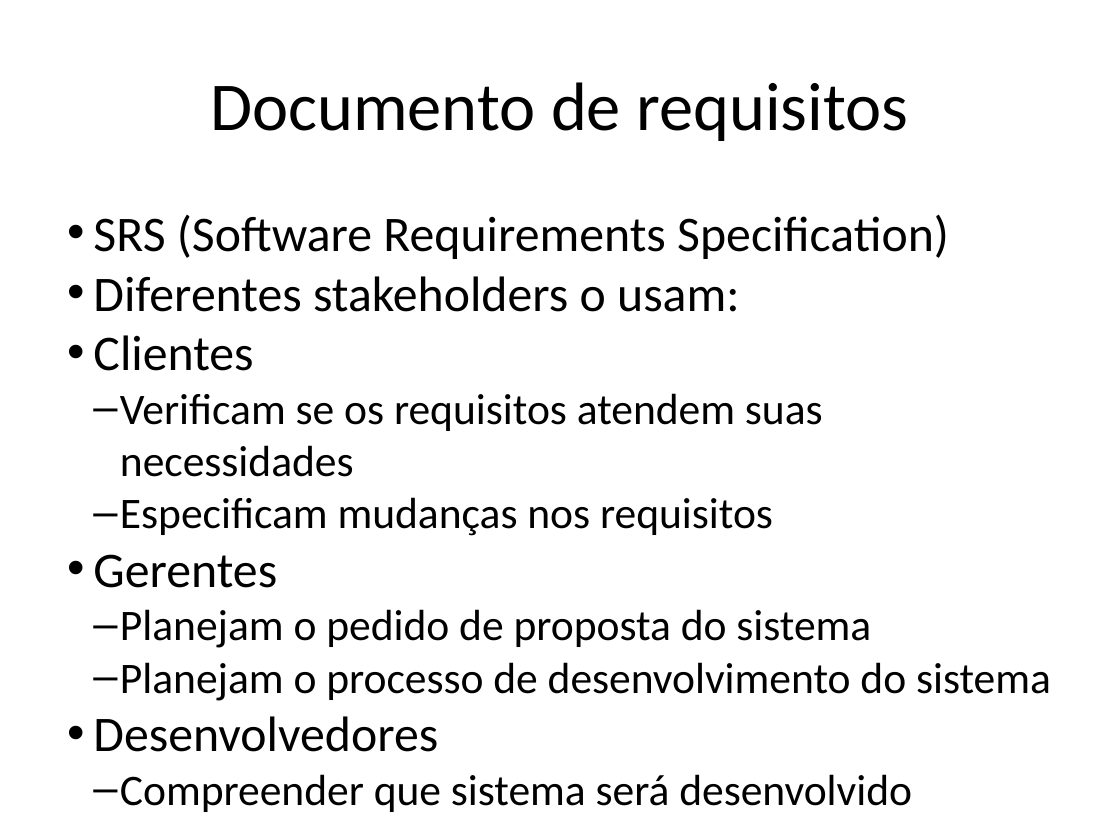
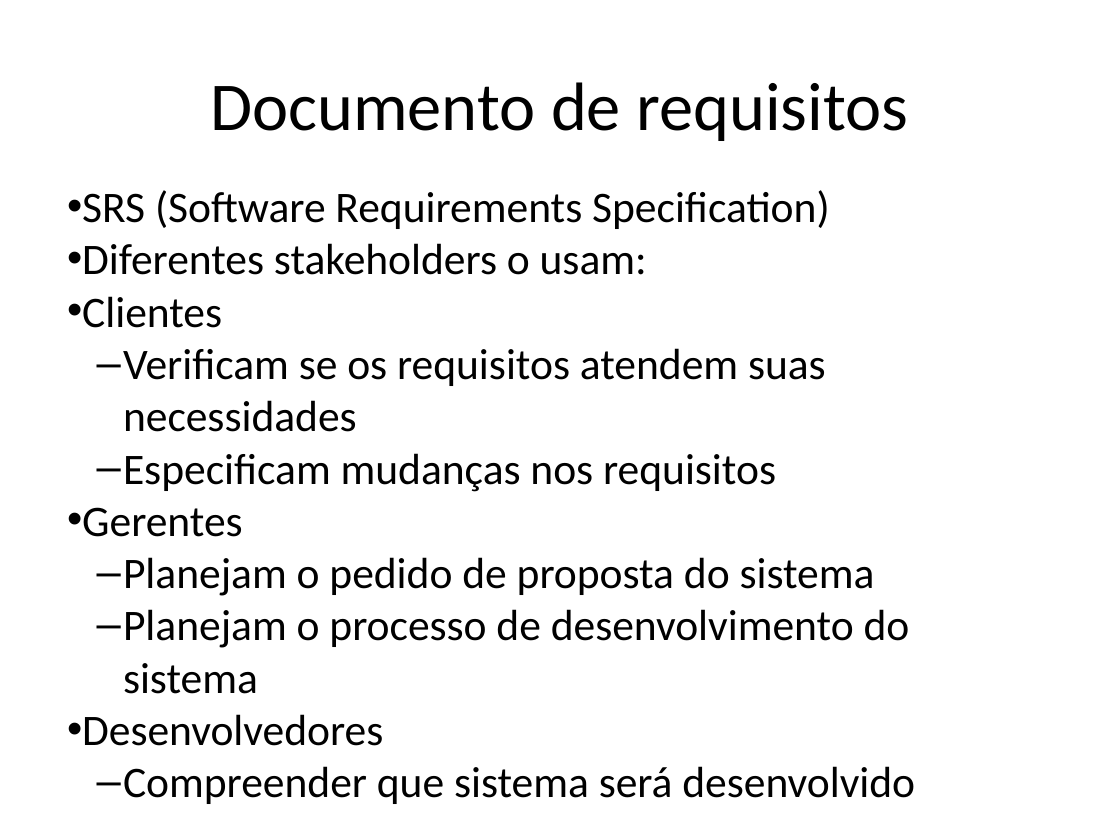
Before and after one commit to eduardocunha11/firstblog, a slide deck: slide 16 of aulas/gsi526/Aula 2 - Requisitos de SW - old.pptx. Drawn at 1120x840 pixels with LibreOffice and Linux fonts; fonts in the diff are those of the drawing. Boxes give left, top, right and bottom in pixels: in the first picture for what was removed or moved away, otherwise in the second. Text is boxed around its words. In the diff, an @@ line names an element or a change of style, - is before the commit and + after.

```diff
--- a/aulas/gsi526/Aula 2 - Requisitos de SW - old.pptx
+++ b/aulas/gsi526/Aula 2 - Requisitos de SW - old.pptx
@@ text "SRS (Software Requirements Specification)": place and size @@
-text "SRS (Software Requirements Specification)" at [93,214,1051,812]
+text "SRS (Software Requirements Specification)" at [82,190,915,804]
@@ text "SRS (Software Requirements Specification)" at [82,190,915,804]: size 32 to 28 pt in "SRS (Software Requirements Specification)", "Diferentes stakeholders o usam:", "Clientes", "Gerentes" and 1 more places; indent changed @@
```
Also in this commit, not shown: 13 other slides changed, 5 other files.
